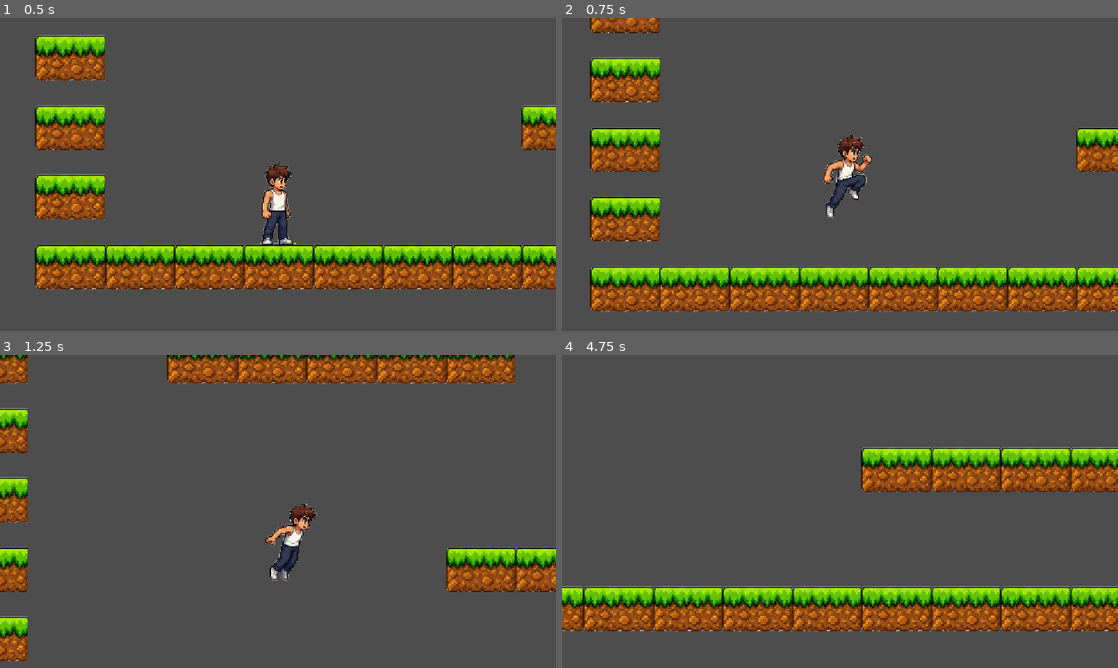
Above: before the commit, frames 1-4 (two rows, left to right).
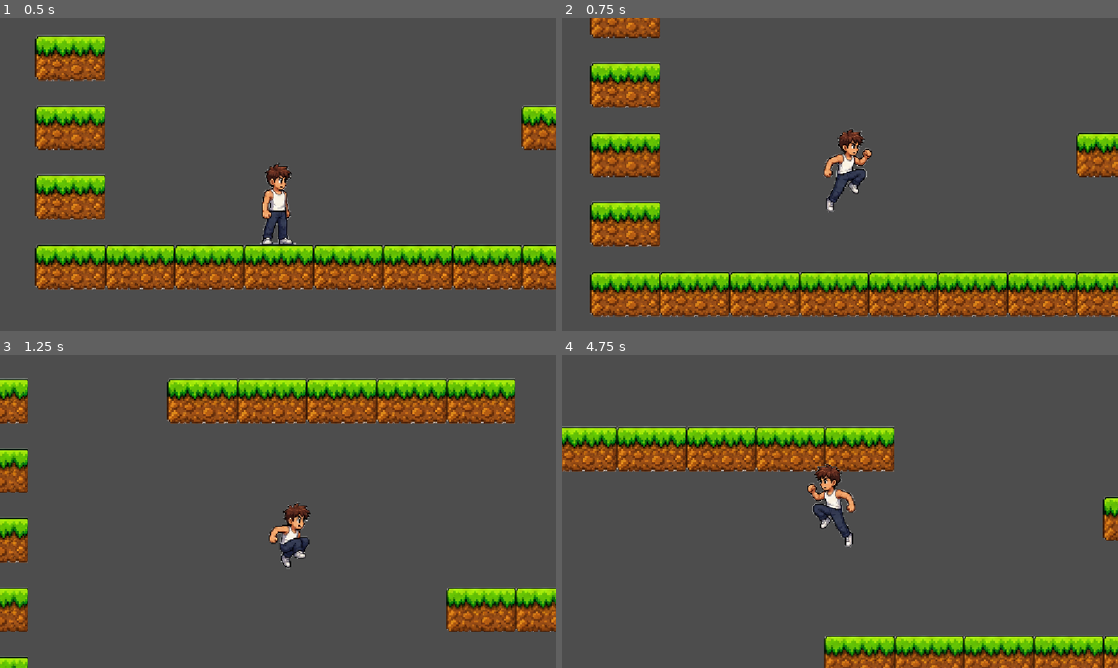
Above: after the commit, the same moments.

Repository: Antony-hash512/game-mashine
Game: Godot game, scene res://level.tscn
The game is run twice, just before and just after one commit, with the same random seed, the same clock (stepped at 60 frames per second) and the same inputs. Sound files missing from this copy of the repository are replaced by a short silence.
Inputs:
- Up to frame 1 (0.5 s): no input
- Up to frame 2 (0.75 s): hold Right (move_right) from 0.53 s (still down); tap Space (jump) at 0.6 s
- Up to frame 3 (1.25 s): keep holding Right (move_right); tap Space (jump) at 0.77, 1.07 s
- Up to frame 4 (4.75 s): tap Space (jump) at 1.35, 1.52, 1.82, 2.1, 2.85, 3.02, 3.32, 3.6, 3.77, 4.07, 4.35, 4.52 s; release Right (move_right) at 2.03 s; hold Left (move_left) 2.03-2.78 s; hold Right (move_right) 2.78-4.28 s; hold Left (move_left) from 4.28 s (still down)

Frame 1 is identical in both runs. In frame 2, 20% of the frame differs, in the area x 5-100%, y 0-96%; in frame 3, 25%; in frame 4, 36%, in the area x 0-100%, y 22-100%.

Commit message:
refactor: optimize player movement logic and input handling in player.gd

Diff:
--- a/player.gd
+++ b/player.gd
@@ -4,7 +4,7 @@
 @export var speed: float = 400.0
 @export var acceleration: float = 1800.0
 @export var friction: float = 1400.0
-@export var jump_velocity: float = -1050.0
+@export var jump_velocity: float = -1250.0
 
 # Сила тяжести
 var gravity: float = 2000.0
